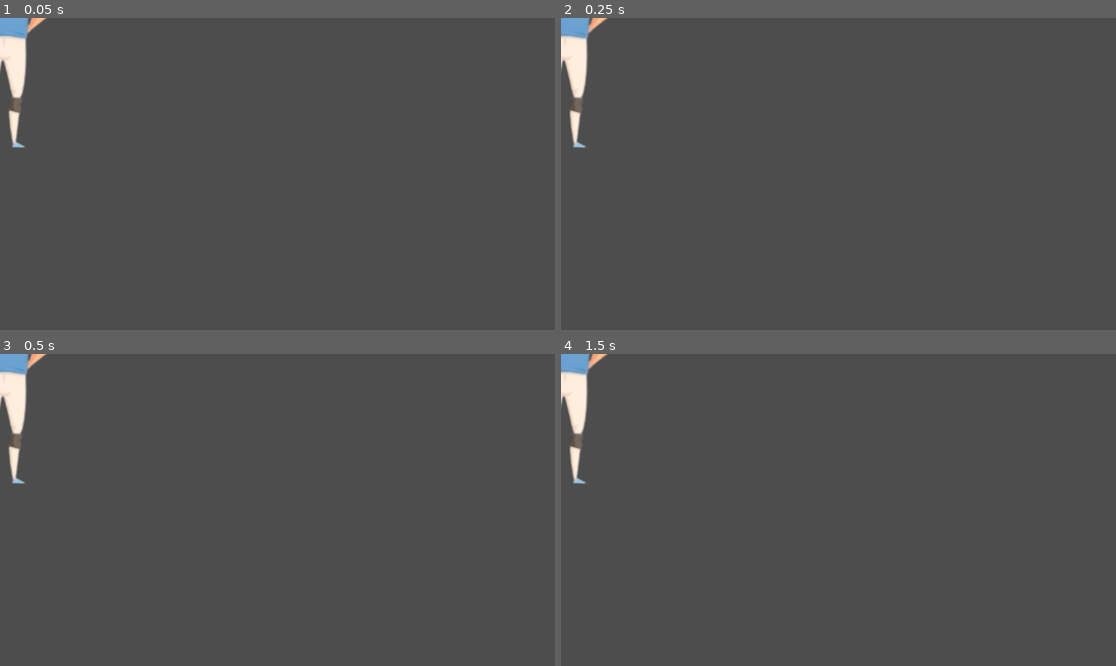
Above: before the commit, frames 1-4 (two rows, left to right).
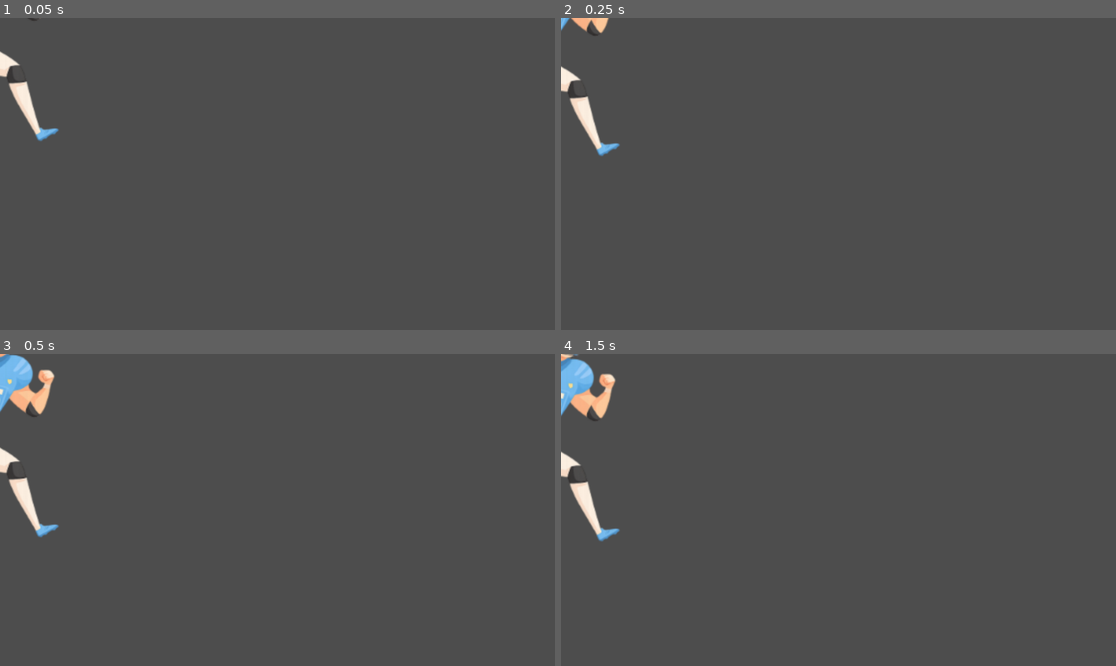
Above: after the commit, the same moments.

Repository: Hunter-Canole/Final-Project-Game-Dev
Game: Godot game, scene res://player.tscn
Two runs of this game, one before a commit and one after it. Both use one fixed random seed, a clock stepped at 60 frames per second and the inputs below. The project has no main scene, so this scene is started directly.
Inputs:
- Up to frame 1 (0.05 s): no input
- Up to frame 2 (0.25 s): no input
- Up to frame 3 (0.5 s): no input
- Up to frame 4 (1.5 s): tap Enter (ui_accept) at 0.5, 0.6, 0.77, 1.07, 1.25, 1.35 s; hold Right (ui_right) from 0.53 s (still down)

The runs differ from the first frame. In frame 1, 1.7% of the frame differs, in the area x 0-11%, y 0-42%; in frame 2, 1.9%; in frame 3, 2.4%; in frame 4, 2.5%, in the area x 0-11%, y 0-61%.
Error after the commit: Invalid operands 'int' and 'bool' in operator '=='. (res://player.gd:42)

Commit message:
player logic

Diff:
--- /dev/null
+++ b/final-project-game-dev/player.gd
@@ -0,0 +1,73 @@
+extends CharacterBody2D
+
+
+@export var SPEED = 300.0
+@export var JUMP_VELOCITY = -400.0
+@export var MAX_COYOTE_FRAMES = 100.0
+@export var timer_delay = 0.5
+@export var MAX_INPUT_BUFFER_FRAMES = 100
+
+
+var coyote_frames = 0
+var input_buffer_frames = 0;
+var believe_in_gravity = false
+var is_jumping = 0
+
+# Get the gravity from the project settings to be synced with RigidBody nodes.
+var gravity = ProjectSettings.get_setting("physics/2d/default_gravity")
+
+func _ready():
+	$AnimatedSprite2D.animation = 'idle'
+	$AnimatedSprite2D.play()
+
+
+func _physics_process(delta):
+	# Add the gravity.
+	if not is_on_floor():
+		velocity.y += gravity * delta
+		#coyote_frames +=1
+		if $WileTimer.is_stopped():
+			$WileTimer.start(timer_delay)
+		if Input.is_action_just_pressed('ui_accept'):
+			input_buffer_frames = MAX_INPUT_BUFFER_FRAMES
+		if input_buffer_frames > 0 :
+			input_buffer_frames -= 1
+	else:
+		coyote_frames = 0
+		is_jumping = false
+		believe_in_gravity = false
+
+	# Handle jump.
+	if Input.is_action_just_pressed("ui_accept") or input_buffer_frames > 0:
+		if is_jumping == false and not believe_in_gravity:
+		#coyote_frames < MAX_COYOTE_FRAMES:
+			velocity.y = JUMP_VELOCITY
+			is_jumping = true
+
+	# Get the input direction and handle the movement/deceleration.
+	# As good practice, you should replace UI actions with custom gameplay actions.
+	var direction = Input.get_axis("ui_left", "ui_right")
+	if direction:
+		velocity.x = move_toward(velocity.x, direction * SPEED, 0.05*SPEED)
+		$AnimatedSprite2D.animation = 'Run'
+		$AnimatedSprite2D.flip_h = velocity.x < 0
+	else:
+		velocity.x = move_toward(velocity.x, 0, SPEED)
+		$AnimatedSprite2D.animation = 'Idle'
+
+	if not is_on_floor():
+		$AnimatedSprite2D.animation = 'Hurdle'
+	move_and_slide()
+
+func ow():
+	queue_free()
+
+func bounce():
+	velocity.y = JUMP_VELOCITY/1.5
+
+func set_pos(pos):
+	position=pos
+
+
+func _on_wile_timer_timeout() -> void:
+	believe_in_gravity = true
--- a/final-project-game-dev/player.tscn
+++ b/final-project-game-dev/player.tscn
@@ -1,7 +1,16 @@
-[gd_scene load_steps=5 format=3 uid="uid://creo2euotp1aa"]
+[gd_scene load_steps=9 format=3 uid="uid://creo2euotp1aa"]
 
+[ext_resource type="Script" uid="uid://dk320ldi5ywc4" path="res://player.gd" id="1_i3pqv"]
 [ext_resource type="Texture2D" uid="uid://jfbjqhb6m8fw" path="res://football_player-removebg-preview.png" id="1_onrkg"]
 [ext_resource type="Texture2D" uid="uid://boj34rc34eqvl" path="res://running.png" id="2_i3pqv"]
+
+[sub_resource type="AtlasTexture" id="AtlasTexture_sweqy"]
+atlas = ExtResource("2_i3pqv")
+region = Rect2(0, 0, 237, 250)
+
+[sub_resource type="AtlasTexture" id="AtlasTexture_2hs0m"]
+atlas = ExtResource("1_onrkg")
+region = Rect2(124, 0, 124, 335)
 
 [sub_resource type="AtlasTexture" id="AtlasTexture_hqtel"]
 atlas = ExtResource("1_onrkg")
@@ -11,18 +20,48 @@
 animations = [{
 "frames": [{
 "duration": 1.0,
+"texture": SubResource("AtlasTexture_sweqy")
+}],
+"loop": true,
+"name": &"Hurdle",
+"speed": 5.0
+}, {
+"frames": [{
+"duration": 1.0,
+"texture": SubResource("AtlasTexture_2hs0m")
+}],
+"loop": true,
+"name": &"Idle",
+"speed": 5.0
+}, {
+"frames": [{
+"duration": 1.0,
 "texture": SubResource("AtlasTexture_hqtel")
 }, {
 "duration": 1.0,
 "texture": ExtResource("2_i3pqv")
 }],
 "loop": true,
-"name": &"default",
+"name": &"Run",
 "speed": 5.0
 }]
 
-[node name="CharacterBody2D" type="CharacterBody2D"]
+[sub_resource type="CapsuleShape2D" id="CapsuleShape2D_1jxqw"]
+radius = 114.0
+height = 550.0
+
+[node name="Player" type="CharacterBody2D"]
+script = ExtResource("1_i3pqv")
 
 [node name="AnimatedSprite2D" type="AnimatedSprite2D" parent="."]
+position = Vector2(-99, 8)
 scale = Vector2(2, 2)
 sprite_frames = SubResource("SpriteFrames_sweqy")
+animation = &"Run"
+frame_progress = 0.9720415
+
+[node name="CollisionShape2D" type="CollisionShape2D" parent="."]
+position = Vector2(-73, 16)
+shape = SubResource("CapsuleShape2D_1jxqw")
+
+[node name="WileTimer" type="Timer" parent="."]
Not shown, added: final-project-game-dev/player.gd.uid
Binary file changed: final-project-game-dev/running.png
